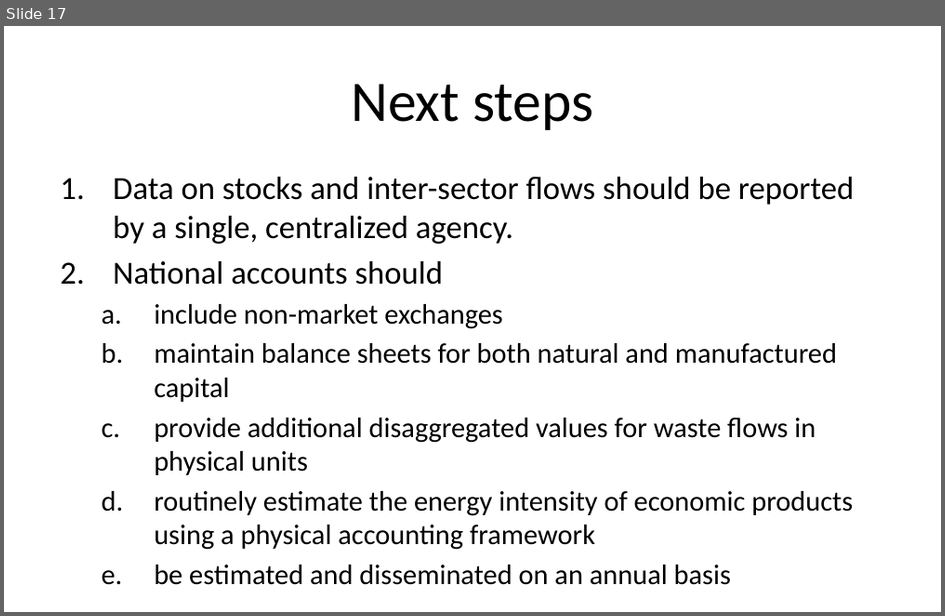
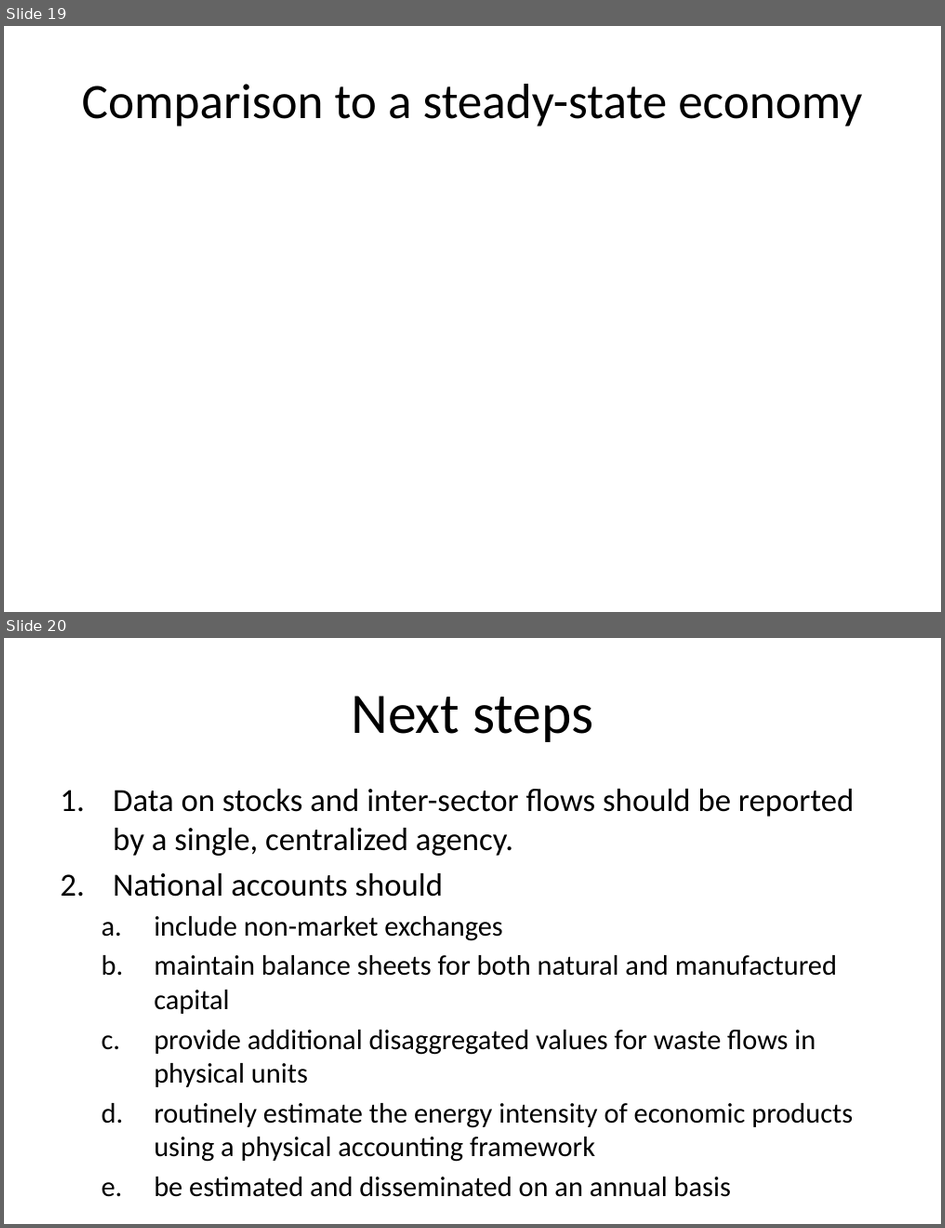
Before and after one commit to MatthewHeun/Dynamic-IO-Modeling, a slide deck: Book_launch/Book_launch_MCD_v2.pptx. Shown one above the other, each under a label of ours: slide 17 before the commit, slides 19 and 20 after it. The pictures are 945x616 and 945x1228 pixels, drawn with LibreOffice and Linux fonts; fonts in the diff are those of the drawing. Boxes give left, top, right and bottom in pixels: in the first picture for what was removed or moved away, otherwise in the second. Text is boxed around its words. In the diff, an @@ line names an element or a change of style, - is before the commit and + after.

```diff
--- a/Book_launch/Book_launch_MCD_v2.pptx
+++ b/Book_launch/Book_launch_MCD_v2.pptx
@@ slide 19 added at (x1=4, y1=26, x2=941, y2=612), background #FFFFFF @@
@@ title added at (x1=82, y1=84, x2=862, y2=126), 38 pt, text #000000 @@
+Comparison to a steady-state economy
@@ what was slide 17 is now slide 20 @@
```
Also in this commit, not shown: 1 slide changed, 2 other slides added.
